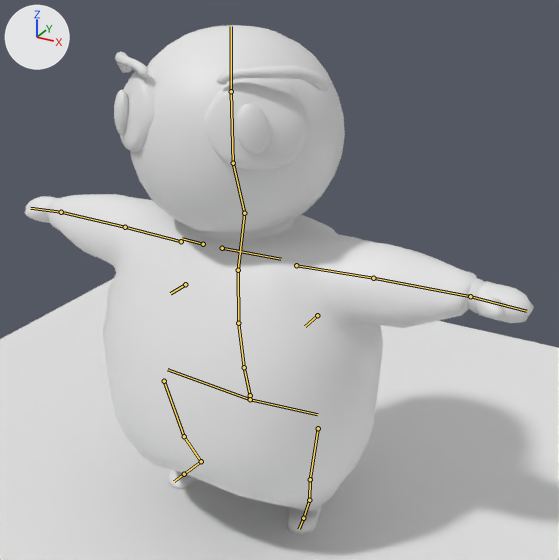
A saved change to the Blender file 3D/Modelos/Personaje/Animaciones/CH_Dash.blend.
Before and after are seen from a 50 mm lens placed at (4.09, -6.52, 3.99), pointed at (0.43, 0.13, 0.67). The lights are fixed; the arrows at upper left show +X, +Y and +Z. The bones that bend it are drawn over the model as lines.

Names of what the first picture shows: 'Body', 'Cejas', 'Ojo', 'Plane.001'.
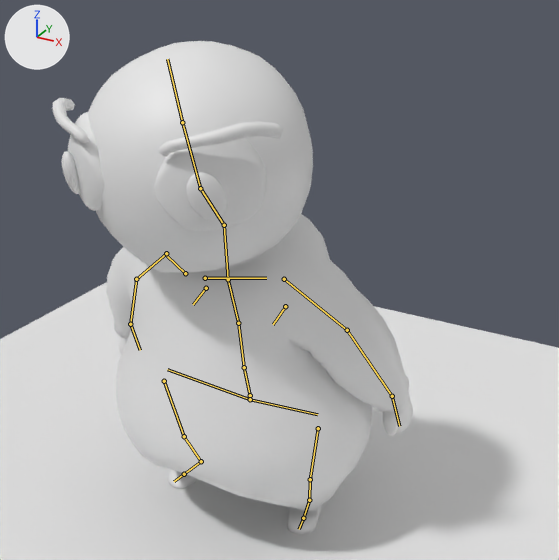
The newer file adds an action. The first version stands in its rest pose; the second is drawn at frame 36 of the action 'Dash_CH_Animation'.

Boxes (x1, y1, x2, y2) around the edits, measured in the pictures (559 x 560 px):
'Body', posed (36% narrower): before (25, 25, 534, 535); after (88, 41, 413, 535)
'Ojo', posed (15% taller): before (120, 67, 308, 170); after (68, 112, 266, 231)
'Cejas', posed (18% taller): before (114, 51, 331, 154); after (53, 98, 283, 220)
bone 'spine.002', root to tip: before (238, 323) to (238, 270); after (238, 323) to (228, 279)
bone 'upper_arm.L', root to tip: before (296, 265) to (373, 278); after (284, 279) to (347, 330)
bone 'forearm.L', root to tip: before (373, 278) to (470, 296); after (347, 330) to (392, 396)
bone 'hand.L', root to tip: before (470, 296) to (526, 311); after (392, 396) to (399, 426)
bone 'upper_arm.R', root to tip: before (181, 241) to (125, 227); after (166, 253) to (136, 279)
bone 'forearm.R', root to tip: before (125, 227) to (61, 212); after (136, 279) to (130, 324)
bone 'hand.R', root to tip: before (61, 212) to (30, 208); after (130, 324) to (140, 350)
bone 'breast.L', root to tip: before (317, 315) to (305, 326); after (285, 306) to (273, 324)
bone 'breast.R', root to tip: before (185, 284) to (170, 293); after (206, 288) to (193, 304)

Patch to the scene script:
```diff
--- a/3D/Modelos/Personaje/Animaciones/CH_Dash.blend.py
+++ b/3D/Modelos/Personaje/Animaciones/CH_Dash.blend.py
@@ bone_spine_002 @@
 bone_spine_002 = bpy.data.objects['Rigg_Personaje'].pose.bones['spine.002']  # child of 'spine.001'
-bone_spine_002.rotation_quaternion = (1.0, 0.0, 0.0, 0.0)  # degrees (0, 0, 0)
+bone_spine_002.rotation_quaternion = (0.986, 0.164, 0.0, 0.0)  # degrees (19, 0, 0)
@@ bone_upper_arm_l @@
 bone_upper_arm_l = bpy.data.objects['Rigg_Personaje'].pose.bones['upper_arm.L']  # child of 'shoulder.L'
-bone_upper_arm_l.rotation_quaternion = (1.0, 0.0, 0.0, 0.0)  # degrees (0, 0, 0)
+bone_upper_arm_l.rotation_quaternion = (0.932, 0.052, 0.015, -0.358)  # degrees (5, 4, -42)
@@ bone_forearm_l @@
 bone_forearm_l = bpy.data.objects['Rigg_Personaje'].pose.bones['forearm.L']  # child of 'upper_arm.L'
-bone_forearm_l.rotation_quaternion = (1.0, 0.0, 0.0, 0.0)  # degrees (0, 0, 0)
+bone_forearm_l.rotation_quaternion = (0.978, -0.05, 0.004, -0.204)  # degrees (-6, -1, -24)
@@ bone_hand_l @@
 bone_hand_l = bpy.data.objects['Rigg_Personaje'].pose.bones['hand.L']  # child of 'forearm.L'
-bone_hand_l.rotation_quaternion = (1.0, 0.0, 0.0, 0.0)  # degrees (0, 0, 0)
+bone_hand_l.rotation_quaternion = (0.991, 0.002, 0.007, -0.133)  # degrees (0, 1, -15)
@@ bone_upper_arm_r @@
 bone_upper_arm_r = bpy.data.objects['Rigg_Personaje'].pose.bones['upper_arm.R']  # child of 'shoulder.R'
-bone_upper_arm_r.rotation_quaternion = (1.0, 0.0, 0.0, 0.0)  # degrees (0, 0, 0)
+bone_upper_arm_r.rotation_quaternion = (0.932, 0.052, -0.015, 0.358)  # degrees (5, -4, 42)
@@ bone_forearm_r @@
 bone_forearm_r = bpy.data.objects['Rigg_Personaje'].pose.bones['forearm.R']  # child of 'upper_arm.R'
-bone_forearm_r.rotation_quaternion = (1.0, 0.0, 0.0, 0.0)  # degrees (0, 0, 0)
+bone_forearm_r.rotation_quaternion = (0.978, -0.05, -0.004, 0.204)  # degrees (-6, 1, 24)
@@ bone_hand_r @@
 bone_hand_r = bpy.data.objects['Rigg_Personaje'].pose.bones['hand.R']  # child of 'forearm.R'
-bone_hand_r.rotation_quaternion = (1.0, 0.0, 0.0, 0.0)  # degrees (0, 0, 0)
+bone_hand_r.rotation_quaternion = (0.991, 0.002, -0.007, 0.133)  # degrees (0, -1, 15)
@@ bone_breast_l @@
 bone_breast_l = bpy.data.objects['Rigg_Personaje'].pose.bones['breast.L']  # child of 'spine.003'
-bone_breast_l.location = (0.0, 0.0, 0.0)
+bone_breast_l.location = (0.35, 0.0, 0.0)
@@ bone_breast_r @@
 bone_breast_r = bpy.data.objects['Rigg_Personaje'].pose.bones['breast.R']  # child of 'spine.003'
-bone_breast_r.location = (0.0, 0.0, 0.0)
+bone_breast_r.location = (-0.35, 0.0, 0.0)
```
